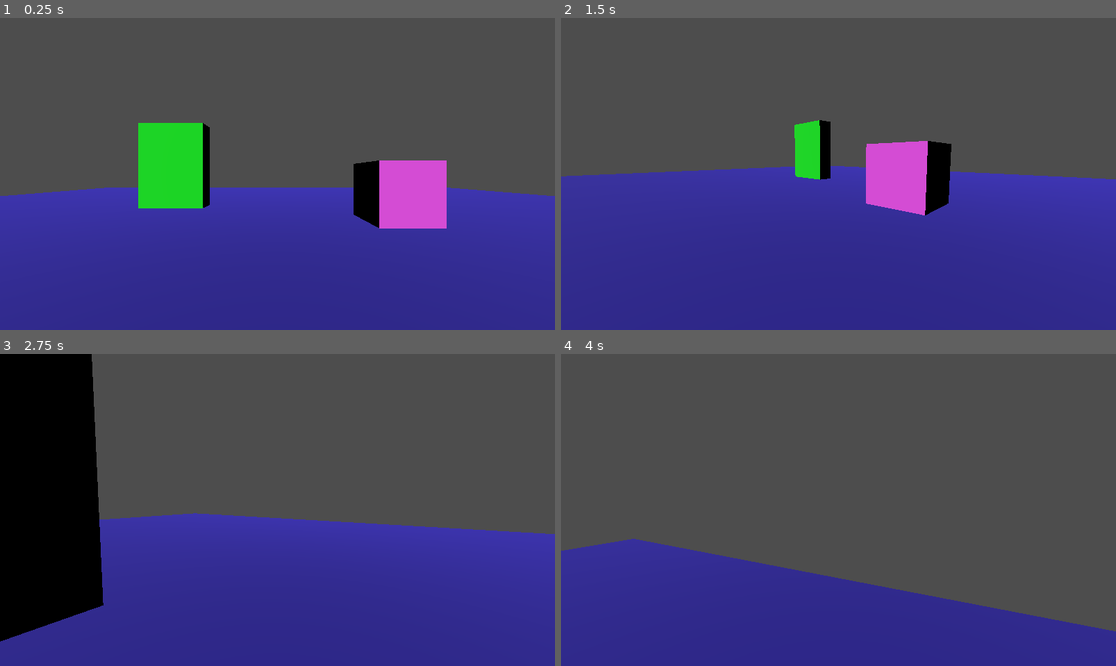
Above: before the commit, frames 1-4 (two rows, left to right).
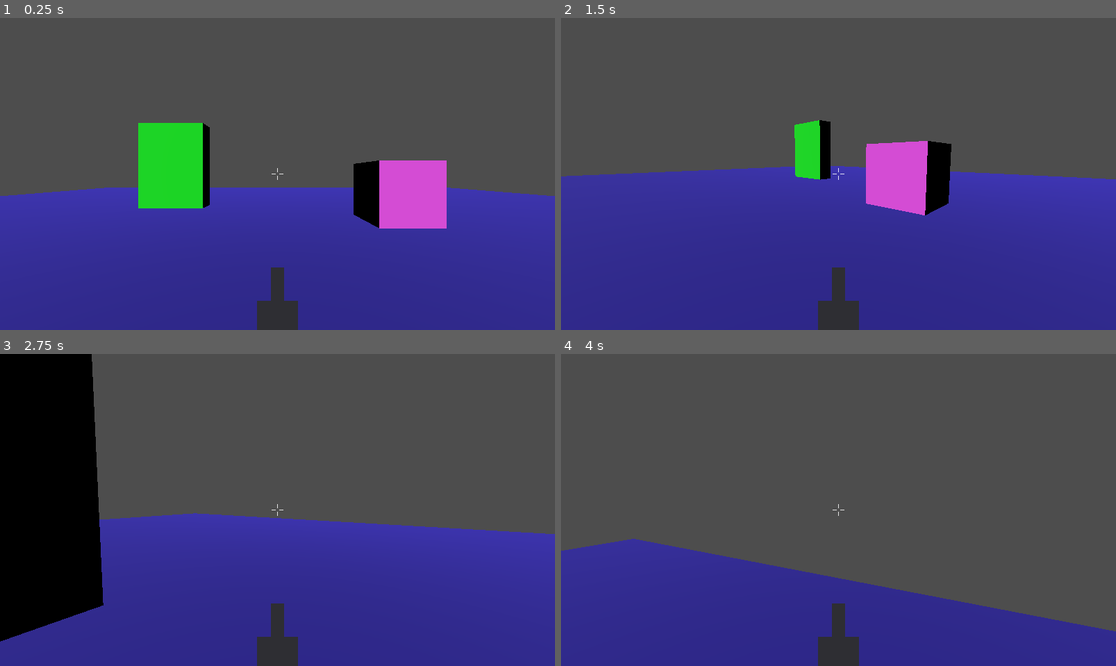
Above: after the commit, the same moments.

Repository: Rognlosh/DoomGodotYandex
Game: Godot game, scene res://scenes/main/main.tscn
The game is run twice, just before and just after one commit, with the same random seed, the same clock (stepped at 60 frames per second) and the same inputs.
Inputs (mouse positions are in pixels of both pictures, inside the frame that each line leads up to):
- Up to frame 1 (0.25 s): no input
- Up to frame 2 (1.5 s): tap Enter at 0.5 s; move the mouse to (960, 158) at 0.52 s; press the mouse at (960, 158) at 0.53 s; hold D (move_right) 0.53-1.28 s; tap Space (jump) at 0.77 s; move the mouse to (810, 174) at 1.27 s; release the mouse at (810, 174) at 1.28 s; hold W (move_forward) from 1.28 s (still down); click (810, 174) at 1.35 s
- Up to frame 3 (2.75 s): keep holding W (move_forward); tap Space (jump) at 1.52 s; move the mouse to (288, 503) at 2.02 s; press the mouse at (288, 503) at 2.03 s
- Up to frame 4 (4 s): keep holding W (move_forward); move the mouse to (832, 516) at 2.77 s; release the mouse at (832, 516) at 2.78 s; click (832, 516) at 2.85 s; tap Space (jump) at 3.02, 3.77 s; move the mouse to (877, 513) at 3.52 s; press the mouse at (877, 513) at 3.53 s

The runs differ from the first frame. In frame 1, 1.0% of the frame differs, in the area x 46-54%, y 48-100%; in frame 2, 1.0%; in frame 3, 1.0%; in frame 4, 1.0%.

Commit message:
Реализация стрельбы
Стрельба (спрайты - плейсхолдеры)

Diff:
--- a/project.godot
+++ b/project.godot
@@ -47,6 +47,11 @@
 , Object(InputEventKey,"resource_local_to_scene":false,"resource_name":"","device":-1,"window_id":0,"alt_pressed":false …(187 unchanged characters)…
 ]
 }
+shoot={
+"deadzone": 0.2,
+"events": [Object(InputEventMouseButton,"resource_local_to_scene":false,"resource_name":"","device":-1,"window_id":0,"alt_pressed":false,"shift_pressed":false,"ctrl_pressed":false,"meta_pressed":false,"button_mask":0,"position":Vector2(0, 0),"global_position":Vector2(0, 0),"factor":1.0,"button_index":1,"canceled":false,"pressed":false,"double_click":false,"script":null)
+]
+}
 
 [physics]
 
--- a/scenes/player/player.gd
+++ b/scenes/player/player.gd
@@ -46,17 +46,21 @@
 	Input.set_mouse_mode(Input.MOUSE_MODE_VISIBLE)
 
 
+func _input(event: InputEvent) -> void:
+	# Захват курсора по клику обрабатываем здесь, в _input (раньше _unhandled_input),
+	# и поглощаем событие — чтобы «захватывающий» клик только захватил курсор
+	# и не дошёл до оружия как выстрел.
+	if event is InputEventMouseButton:
+		var button := event as InputEventMouseButton
+		if button.pressed and Input.get_mouse_mode() != Input.MOUSE_MODE_CAPTURED:
+			Input.set_mouse_mode(Input.MOUSE_MODE_CAPTURED)
+			get_viewport().set_input_as_handled()
+
+
 func _unhandled_input(event: InputEvent) -> void:
 	# Esc — освобождаем курсор.
 	if event.is_action_pressed(&"ui_cancel"):
 		Input.set_mouse_mode(Input.MOUSE_MODE_VISIBLE)
-		return
-
-	# Клик по окну — захватываем курсор (нужно для веба: pointer lock требует жеста).
-	if event is InputEventMouseButton:
-		var button := event as InputEventMouseButton
-		if button.pressed and Input.get_mouse_mode() != Input.MOUSE_MODE_CAPTURED:
-			Input.set_mouse_mode(Input.MOUSE_MODE_CAPTURED)
 		return
 
 	# Обзор мышью работает только при захваченном курсоре.
--- a/scenes/player/player.tscn
+++ b/scenes/player/player.tscn
@@ -1,6 +1,8 @@
 [gd_scene format=3 uid="uid://dq8ho3pvydr6o"]
 
 [ext_resource type="Script" uid="uid://cco4cbmdmmdq0" path="res://scenes/player/player.gd" id="1_8afob"]
+[ext_resource type="Script" uid="uid://bkwpd6vnsn8hq" path="res://scenes/player/weapon.gd" id="2_dovo2"]
+[ext_resource type="Script" uid="uid://bp5jo1rxsxdxc" path="res://scenes/ui/crosshair.gd" id="3_gmlin"]
 
 [sub_resource type="CapsuleShape3D" id="CapsuleShape3D_dovo2"]
 radius = 0.4
@@ -17,3 +19,23 @@
 transform = Transform3D(1, 0, 0, 0, 1, 0, 0, 0, 1, 0, 1.6, 0)
 
 [node name="Camera3D" type="Camera3D" parent="Head" unique_id=2013823340]
+
+[node name="WeaponLayer" type="CanvasLayer" parent="." unique_id=275239724]
+
+[node name="Weapon" type="Control" parent="WeaponLayer" unique_id=1035936759]
+layout_mode = 3
+anchors_preset = 15
+anchor_right = 1.0
+anchor_bottom = 1.0
+grow_horizontal = 2
+grow_vertical = 2
+script = ExtResource("2_dovo2")
+
+[node name="Crosshair" type="Control" parent="WeaponLayer" unique_id=1686118722]
+layout_mode = 3
+anchors_preset = 15
+anchor_right = 1.0
+anchor_bottom = 1.0
+grow_horizontal = 2
+grow_vertical = 2
+script = ExtResource("3_gmlin")
--- /dev/null
+++ b/scenes/player/weapon.gd
@@ -0,0 +1,137 @@
+extends Control
+## Компонент-оружие: экранный визуал (пока рисованный плейсхолдер), hitscan, semi-auto.
+## Лежит в CanvasLayer (screen-space) — как дум-овский ствол поверх камеры.
+## Сам читает ввод (action "shoot") и стреляет только при захваченном курсоре.
+## Логику урона напрямую не знает: при попадании вызывает take_damage(amount)
+## у цели, если у той есть такой метод (задел под врагов).
+
+@export_group("Стрельба")
+## Урон за одно попадание.
+@export var damage: float = 10.0
+## Минимальная пауза между выстрелами, с. Semi-auto: один выстрел на клик, но не чаще.
+@export var fire_cooldown: float = 0.2
+## Дальность луча, м.
+@export var max_range: float = 1000.0
+
+@export_group("Эффекты")
+## Сколько секунд горит вспышка у дула.
+@export var flash_duration: float = 0.05
+## Звук выстрела (опционально). Молчит, пока ресурс не назначен в инспекторе.
+@export var shot_sound: AudioStream
+
+# --- Плейсхолдер-визуал (временный; заменим на TextureRect со спрайтом, когда будет арт) ---
+const _GUN_COLOR := Color(0.18, 0.18, 0.2)
+const _FLASH_OUTER := Color(1.0, 0.7, 0.2, 0.9)
+const _FLASH_INNER := Color(1.0, 0.95, 0.7, 1.0)
+
+# Обратный отсчёт кулдауна, с.
+var _cooldown_timer: float = 0.0
+# Обратный отсчёт показа вспышки, с.
+var _flash_timer: float = 0.0
+# Что исключаем из луча (само тело игрока) — заполняется в _ready.
+var _exclude: Array[RID] = []
+# Плеер звука. Создаём в коде, чтобы не держать лишний узел в сцене.
+var _audio: AudioStreamPlayer
+
+
+func _ready() -> void:
+	# Оружие не должно перехватывать клики мыши (иначе GUI «съест» выстрел).
+	mouse_filter = Control.MOUSE_FILTER_IGNORE
+	# Перерисовка при изменении размера окна (важно для веба/ресайза).
+	resized.connect(queue_redraw)
+
+	# Исключаем тело игрока из луча: луч стартует из камеры внутри его капсулы.
+	var body := _find_collision_ancestor()
+	if body != null:
+		_exclude = [body.get_rid()]
+
+	# Плеер звука. Играет, только если назначен shot_sound (плейсхолдер пока молчит).
+	_audio = AudioStreamPlayer.new()
+	add_child(_audio)
+
+
+func _process(delta: float) -> void:
+	if _cooldown_timer > 0.0:
+		_cooldown_timer -= delta
+
+	if _flash_timer > 0.0:
+		_flash_timer -= delta
+		if _flash_timer <= 0.0:
+			queue_redraw()  # вспышка погасла — перерисовать без неё
+
+
+func _unhandled_input(event: InputEvent) -> void:
+	# Стреляем по нажатию "shoot" и только при захваченном курсоре.
+	# «Захватывающий» клик сюда не доходит — его поглощает player.gd в _input.
+	if event.is_action_pressed(&"shoot") and Input.get_mouse_mode() == Input.MOUSE_MODE_CAPTURED:
+		_try_fire()
+
+
+func _try_fire() -> void:
+	if _cooldown_timer > 0.0:
+		return
+	_cooldown_timer = fire_cooldown
+	_show_effects()
+	_do_hitscan()
+
+
+func _show_effects() -> void:
+	_flash_timer = flash_duration
+	queue_redraw()  # показать вспышку
+	if shot_sound != null:
+		_audio.stream = shot_sound
+		_audio.play()
+
+
+func _do_hitscan() -> void:
+	var camera := get_viewport().get_camera_3d()
+	if camera == null:
+		return
+
+	# Луч из позиции камеры (центр экрана) строго вперёд: forward = -Z базиса камеры.
+	var from: Vector3 = camera.global_position
+	var to: Vector3 = from - camera.global_transform.basis.z * max_range
+
+	var space_state := camera.get_world_3d().direct_space_state
+	var query := PhysicsRayQueryParameters3D.create(from, to)
+	query.exclude = _exclude
+	var result: Dictionary = space_state.intersect_ray(query)
+
+	if result.is_empty():
+		return
+
+	var collider: Object = result.get("collider")
+	# Если у цели есть take_damage — наносим урон. Врагов пока нет, поэтому
+	# по геометрии (стены/препятствия) ничего не происходит.
+	if collider != null and collider.has_method("take_damage"):
+		collider.take_damage(damage)
+
+
+func _draw() -> void:
+	var cx: float = size.x * 0.5
+	var bottom: float = size.y
+
+	# --- Плейсхолдер ствола (заменить на TextureRect со спрайтом, когда будет арт) ---
+	var body_w: float = 84.0
+	var body_h: float = 60.0
+	var barrel_w: float = 26.0
+	var barrel_h: float = 70.0
+
+	draw_rect(Rect2(cx - body_w * 0.5, bottom - body_h, body_w, body_h), _GUN_COLOR)
+	draw_rect(Rect2(cx - barrel_w * 0.5, bottom - body_h - barrel_h, barrel_w, barrel_h), _GUN_COLOR)
+
+	# Вспышка у верха ствола — только пока тикает её таймер.
+	if _flash_timer > 0.0:
+		var muzzle := Vector2(cx, bottom - body_h - barrel_h)
+		draw_circle(muzzle, 26.0, _FLASH_OUTER)
+		draw_circle(muzzle, 14.0, _FLASH_INNER)
+
+
+# Ищем ближайшего предка-CollisionObject3D (тело игрока) вверх по дереву.
+func _find_collision_ancestor() -> CollisionObject3D:
+	var node: Node = get_parent()
+	while node != null:
+		if node is CollisionObject3D:
+			return node as CollisionObject3D
+		node = node.get_parent()
+	return null
--- /dev/null
+++ b/scenes/ui/crosshair.gd
@@ -0,0 +1,29 @@
+extends Control
+## Простой прицел: рисуется кодом (без текстуры — ноль веса для билда).
+## Лежит в CanvasLayer, растянут на весь экран; крестик — по центру.
+
+## Цвет линий прицела.
+@export var color: Color = Color(1.0, 1.0, 1.0, 0.85)
+## Длина каждого штриха, px.
+@export var line_length: float = 8.0
+## Зазор в центре (пустота вокруг точки прицеливания), px.
+@export var gap: float = 4.0
+## Толщина линий, px.
+@export var thickness: float = 2.0
+
+
+func _ready() -> void:
+	# Прицел не должен перехватывать клики мыши.
+	mouse_filter = Control.MOUSE_FILTER_IGNORE
+	# Перерисовываемся при изменении размера окна.
+	resized.connect(queue_redraw)
+
+
+func _draw() -> void:
+	var center: Vector2 = size * 0.5
+	# Горизонтальные штрихи.
+	draw_line(center + Vector2(gap, 0.0), center + Vector2(gap + line_length, 0.0), color, thickness)
+	draw_line(center - Vector2(gap, 0.0), center - Vector2(gap + line_length, 0.0), color, thickness)
+	# Вертикальные штрихи.
+	draw_line(center + Vector2(0.0, gap), center + Vector2(0.0, gap + line_length), color, thickness)
+	draw_line(center - Vector2(0.0, gap), center - Vector2(0.0, gap + line_length), color, thickness)
Not shown, added: scenes/player/weapon.gd.uid
Not shown, added: scenes/ui/crosshair.gd.uid
